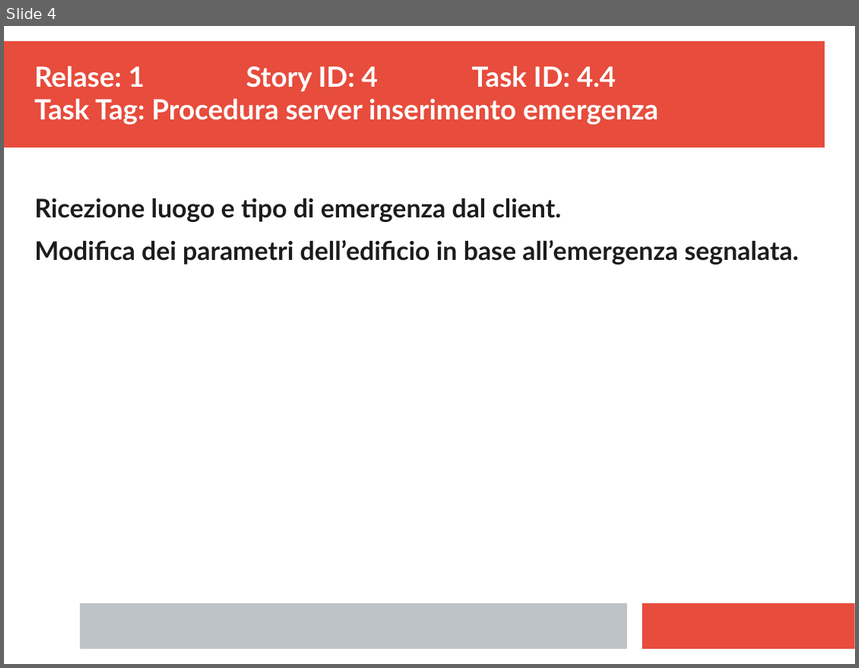
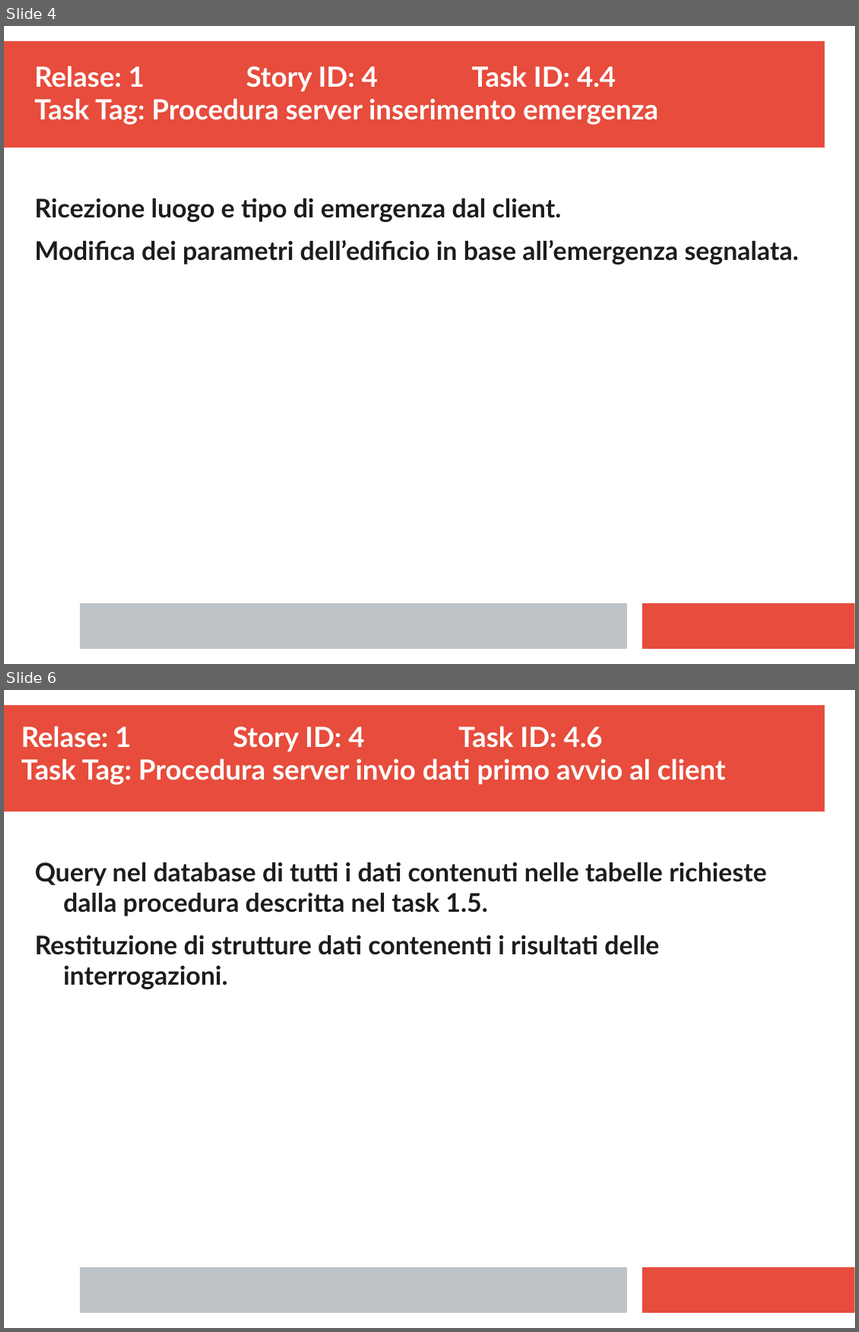
Before and after one commit to ecorradini/ProgettoIDS, a slide deck: AnalisiRequisiti/TaskGestioneOrdinaria.ppt. Shown one above the other, each under a label of ours: slide 4 before the commit, slides 4 and 6 after it; the slides between them are not shown. The pictures are 859x668 and 859x1332 pixels, drawn with LibreOffice and Linux fonts; fonts in the diff are those of the drawing. Boxes give left, top, right and bottom in pixels: in the first picture for what was removed or moved away, otherwise in the second. Text is boxed around its words. In the diff, an @@ line names an element or a change of style, - is before the commit and + after.

Commit message:
modifica task card
modifica task card

```diff
--- a/AnalisiRequisiti/TaskGestioneOrdinaria.ppt
+++ b/AnalisiRequisiti/TaskGestioneOrdinaria.ppt
@@ slide 6 added at <box>4,690,855,1328</box>, background #FFFFFF; not listed: 3 template elements that a slide beside it also shows @@
@@ text added at <box>21,726,726,785</box>, 26 pt, text #FFFFFF, bold @@
+Relase: 1 Story ID: 4 Task ID: 4.6
+Task Tag: Procedura server invio dati primo avvio al client
@@ text added at <box>35,863,767,989</box>, 24 pt, text #1C1C1C, bold @@
+Query nel database di tutti i dati contenuti nelle tabelle richieste dalla procedura descritta nel task 1.5.
+Restituzione di strutture dati contenenti i risultati delle interrogazioni.
```
Also in this commit, not shown: 1 other slide added, 1 other file.
